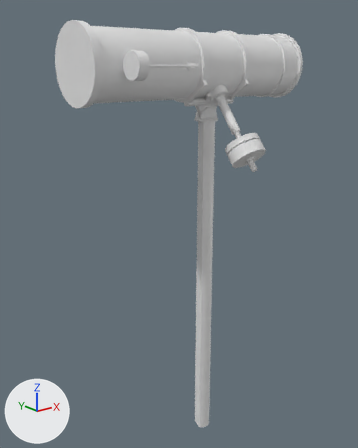
The FBX model Assets/_Assets/Models/ArtTestbed/Telescope_v2.fbx as it was, and as the next commit left it.
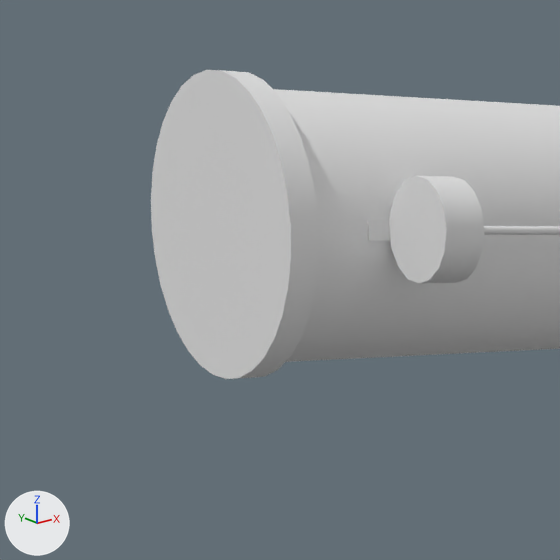
There are two pictures of each version: one whole from a 50 mm camera at (-14.15, -15.86, 17.34) aimed at (-0.8, 0.82, 10.66), one close up on the part from 3% to 48% of the width and 0% to 36% of the height. Arrows for +X, +Y and +Z are at lower left; the lights stay in place. The last two pictures show the newer version. Where no turn or scale is listed for an object, it has been applied to the vertices.

Objects in the first close-up: 'telescopeBody_v2'.
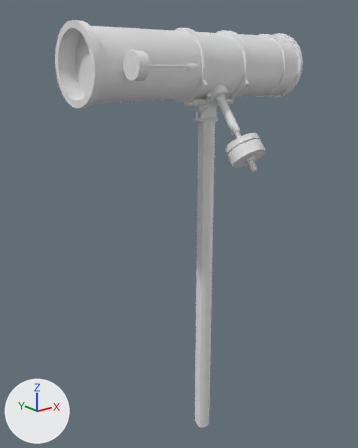
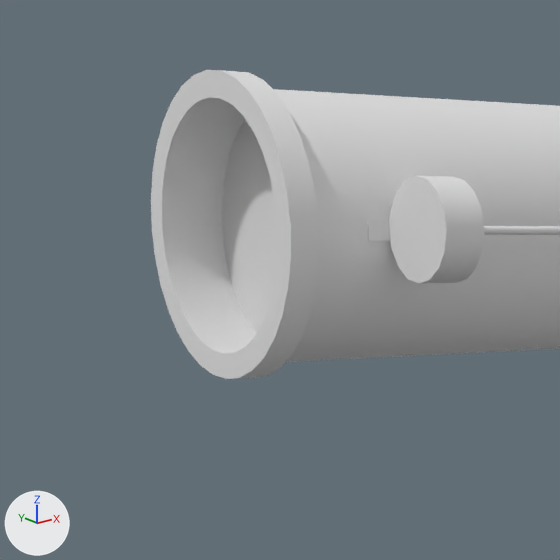
Pixel boxes (x1, y1, x2, y2) of what changed, in the close-ups (560 x 560 px):
part 1 of me_cylinder_007, cut back
    both: (151, 70, 291, 379)

The edits, one by one:
me_cylinder_007 is used by ob_telescopebody_v2; location (0.0, -0.01, 15.84).
me_cylinder_007 had 2589 vertices, 2279 faces and spanned x -5.99..5.99, y -3.2..2.62, z -2.3..3.01.
me_cylinder_007 now has 2654 vertices, 2374 faces and spans x -5.99..5.99, y -3.2..2.62, z -2.3..3.01.
Part 1, on me_cylinder_007:
1 face is deleted.
36 vertices are added at x -5.99..-5.32, y -1.17..1.16, z 0.44..2.77.
11 new vertices lie (0.66, 0.0, 0.0) away from vertices in x -5.98, y -1.08..0.65, z 0.44..2.77.
10 new vertices lie (0.67, 0.0, 0.0) away from vertices in x -5.99..-5.98, y -1.17..1.14, z 0.78..2.57.
8 new vertices lie (0.67, 0.01, 0.0) away from vertices in x -5.99..-5.98, y -1.15..1.16, z 0.78..2.75.
96 new faces join them.
